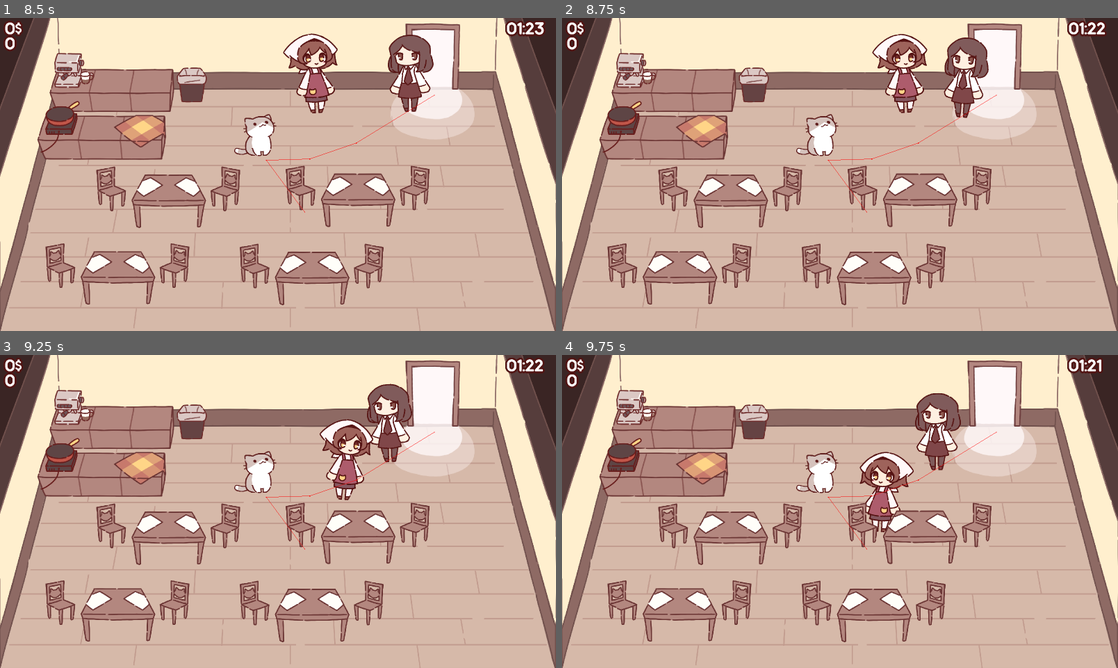
Above: before the commit, frames 1-4 (two rows, left to right).
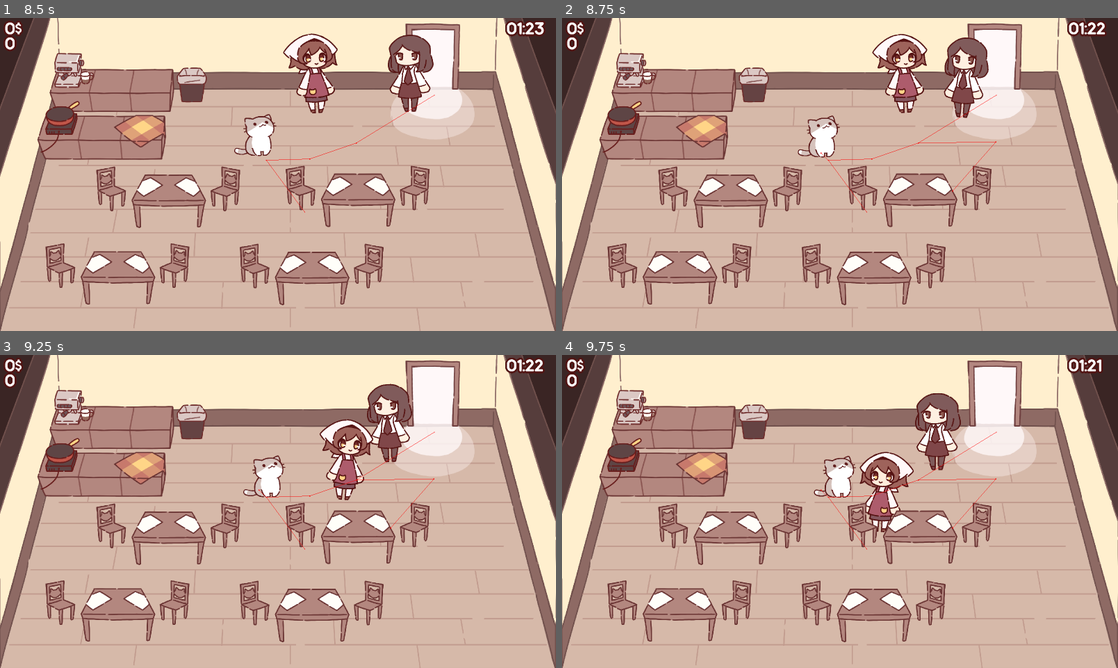
Above: after the commit, the same moments.

Repository: NuTrynity/Little-Cat-Cafe
Game: Godot game, scene res://Nodes/UI/main_menu.tscn
The game is run twice, just before and just after one commit, with the same random seed, the same clock (stepped at 60 frames per second) and the same inputs.
Inputs:
- Up to frame 1 (8.5 s): click "Play" at 0.5 s; hold Right (move_right) 1.28-2.03 s; hold E (interact) 1.28-2.03 s; hold S (move_down) 2.03-2.78 s; tap E (interact) every 1.5 s from 2.1 to 8.1 s; hold Right (move_right) 2.78-3.53 s; hold E (interact) 2.78-3.53 s; hold W (move_up) 3.53-4.28 s; hold E (interact) 4.28-5.03 s; hold A (move_left) 4.28-5.78 s; hold S (move_down) 5.78-6.53 s; hold E (interact) 5.78-6.53 s; hold Right (move_right) 6.53-7.28 s; hold W (move_up) 7.28-8.03 s; hold E (interact) 7.28-8.03 s; hold Right (move_right) from 8.03 s (still down)
- Up to frame 2 (8.75 s): keep holding Right (move_right)
- Up to frame 3 (9.25 s): release Right (move_right) at 8.78 s; hold S (move_down) from 8.78 s (still down); hold E (interact) from 8.78 s (still down)
- Up to frame 4 (9.75 s): release S (move_down) at 9.53 s; release E (interact) at 9.53 s; hold A (move_left) from 9.53 s (still down); tap E (interact) at 9.6 s

Frame 1 is identical in both runs. In frame 2, 0.4% of the frame differs, in the area x 42-79%, y 30-56%; in frame 3, 0.7%; in frame 4, 0.9%.

Commit message:
made cat idle movement

Diff:
--- a/Nodes/CharacterNodes/cat.tscn
+++ b/Nodes/CharacterNodes/cat.tscn
@@ -6,22 +6,25 @@
 [ext_resource type="Script" path="res://Scripts/CharacterScripts/cat_ai_movement.gd" id="4_mdvj5"]
 
 [sub_resource type="CapsuleShape2D" id="CapsuleShape2D_e0frg"]
-radius = 49.0
-height = 186.0
+radius = 12.0
+height = 36.0
 
-[node name="Cat" type="CharacterBody2D"]
+[node name="Cat" type="CharacterBody2D" groups=["cats"]]
 collision_layer = 2
 collision_mask = 2
 script = ExtResource("1_g66q0")
 
-[node name="CatSprite" type="Sprite2D" parent="."]
+[node name="AiMovement" parent="." instance=ExtResource("3_ogy68")]
+script = ExtResource("4_mdvj5")
+cat_speed = 80
+
+[node name="CatSkin" type="Node2D" parent="."]
+
+[node name="CatSprite" type="Sprite2D" parent="CatSkin"]
 position = Vector2(-11, -85)
 texture = ExtResource("2_o7gnp")
 
 [node name="CollisionShape2D" type="CollisionShape2D" parent="."]
-position = Vector2(2, -79)
+position = Vector2(0, -5)
+rotation = 1.5708
 shape = SubResource("CapsuleShape2D_e0frg")
-
-[node name="AiMovement" parent="." instance=ExtResource("3_ogy68")]
-script = ExtResource("4_mdvj5")
-cat_speed = 150
--- a/Scripts/CharacterScripts/Cat.gd
+++ b/Scripts/CharacterScripts/Cat.gd
@@ -1,26 +1,58 @@
 extends CharacterBody2D
 
-@onready var nav_mesh : NavigationRegion2D = get_tree().get_root().get_node("scene_0/NavigationRegion2D")
+
 
 enum State {IDLE, ACT, HUNGRY, REST }
+var state = State.IDLE as State
+
+enum IdleState {STAND, WALK }
+var idleState = IdleState.STAND as State
+
+@onready var standing_timer := Timer.new() as Timer
+
+@onready var aiMvt := $AiMovement as CatAiMovement
+
+var rng := RandomNumberGenerator.new() as RandomNumberGenerator
 
 func _ready():
-	pass
+	add_child(standing_timer)
+	standing_timer.one_shot = true
+	standing_timer.connect("timeout", _on_standing_end)
+	start_standing_timer()
+
 
 func _physics_process(_delta : float) -> void:
+	match state:
+		State.IDLE:
+			idle()
+			pass
+		State.ACT:
+			pass
+		State.HUNGRY:
+			pass
+		State.REST:
+			pass
+
+# called in process
+func idle():
+	# timer of random length for how long to idle
+	if (idleState == IdleState.STAND):
+		return
+	# set a random target and walk towards it
+	if (idleState == IdleState.WALK):
+		var meep = aiMvt.target
+		aiMvt.approach_target()
+		if (aiMvt.reached_target()):
+			idleState = IdleState.STAND
+			start_standing_timer()
+
+func _on_standing_end():
+	idleState = IdleState.WALK
+	aiMvt.target_random_point()
+
+
+func start_standing_timer():
+	standing_timer.wait_time = rng.randf_range(5.0, 10.0)
+	standing_timer.start()
+
 	pass
-
-func choose_random_point() -> Vector2:
-	var rng = RandomNumberGenerator.new()
-	var random_idx = rng.randi_range(0, nav_mesh.navigation_polygon.get_polygon_count()-1)
-
-	var polygon_idx = nav_mesh.navigation_polygon.get_polygon(random_idx) as PackedInt32Array
-	var all_vertices = nav_mesh.navigation_polygon.get_vertices()
-
-	var polygon_array : PackedVector2Array = []
-	for vertex in polygon_idx:
-		polygon_array.append(all_vertices[vertex])
-
-	var randomPoint = PolygonRandomPointGenerator.new(polygon_array)
-
-	return randomPoint.get_random_point()
--- a/Scripts/CharacterScripts/cat_ai_movement.gd
+++ b/Scripts/CharacterScripts/cat_ai_movement.gd
@@ -1,9 +1,38 @@
 extends AiMovement
+class_name CatAiMovement
 
-@export var cat_speed : int = 150
+@export var cat_speed : int = 80
+
+@onready var nav_mesh : NavigationRegion2D = get_tree().get_root().get_node("scene_0/NavigationRegion2D")
+
+var target_point : Node2D
 
 func _ready():
 	speed = cat_speed
 
+	target_point = Node2D.new()
+	add_child(target_point)
+
+	target = target_point
+
 func _on_timer_timeout():
 	pass
+
+func target_random_point():
+	target_point.global_position = choose_random_point()
+	makepath()
+
+func choose_random_point() -> Vector2:
+	var rng = RandomNumberGenerator.new()
+	var random_idx = rng.randi_range(0, nav_mesh.navigation_polygon.get_polygon_count()-1)
+
+	var polygon_idx = nav_mesh.navigation_polygon.get_polygon(random_idx) as PackedInt32Array
+	var all_vertices = nav_mesh.navigation_polygon.get_vertices()
+
+	var polygon_array : PackedVector2Array = []
+	for vertex in polygon_idx:
+		polygon_array.append(all_vertices[vertex])
+
+	var randomPoint = PolygonRandomPointGenerator.new(polygon_array)
+
+	return randomPoint.get_random_point()
